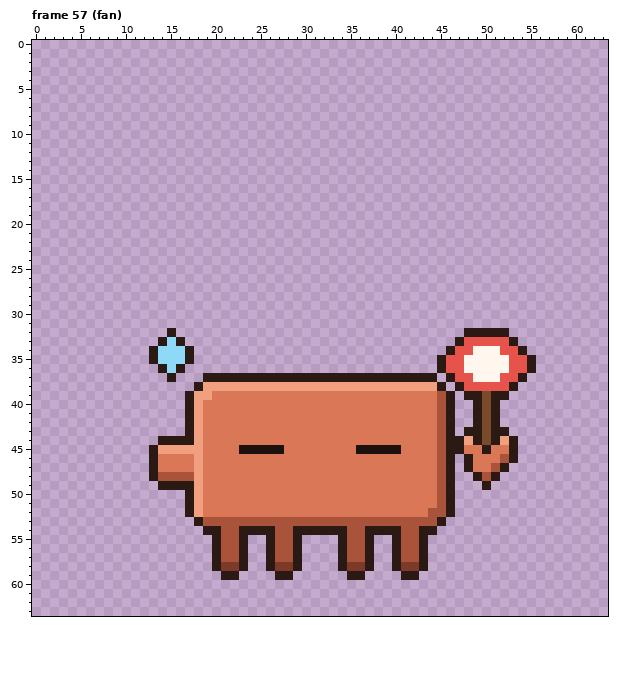
One commit to this pixel-art file: home/quickshell/widgets/clawd/assets/clawd.aseprite. Above is the file before it was changed.
64x64 pixels, 244 frames. Shown: frame 57 (fan). The commit also changed other frames, which this record leaves out.
Now the later version:
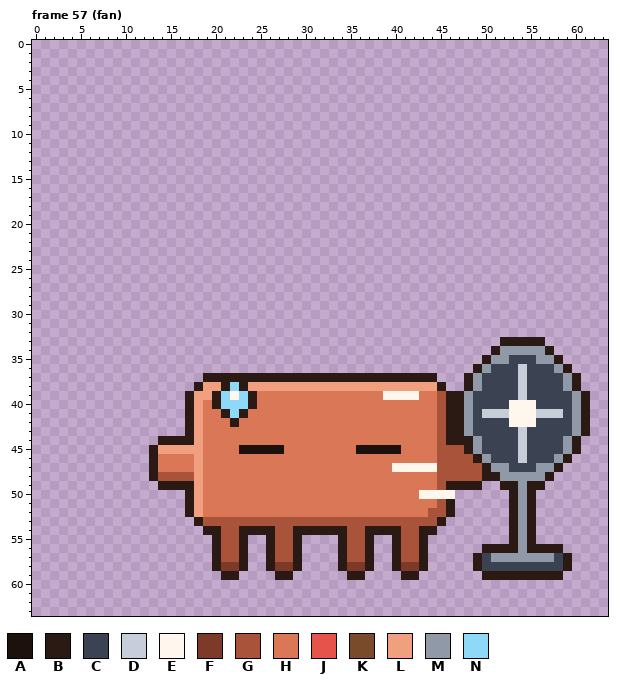
Palette (. is transparent): A #1c110d  B #2b1a14  C #3b4252  D #c7ced9  E #fff6ee  F #7e3a28  G #a9533a  H #d97757  J #e5534b  K #7a4b2a  L #f0a07f  M #8f99a8  N #8ed8f8
Diff:
Frame 57 (fan):
y 32: x 15 B -> .; x 48..52 BBBBB -> .....
y 33: x 14..16 BNB -> ...; x 47..52 BJJJJJ -> .....B; x 54..56 ... -> BBB
y 34: x 13..17 BNNNB -> .....; x 46..57 BJJEEEJJB... -> .....BMMMMMB
y 35: x 13..17 BNNNB -> .....; x 45..58 BJJEEEEEJJB... -> .....BMMCCCMMB
y 36: x 14..16 BNB -> ...; x 45..59 BJJEEEEEJJB.... -> ....BMCCCDCCCMB
y 37: x 15 B -> .; x 46..60 BJJEEEJJB...... -> ..BMCCCCDCCCCMB
y 38: x 21..23 LLL -> BNB; x 47..60 BJJJJJB....... -> .BMCCCCDCCCCMB
y 39: x 20..24 HHHHH -> BNENB; x 39..42 HHHH -> EEEE; x 47..61 .BBKBB......... -> BMCCCCCDCCCCCMB
y 40: x 20..24 HHHHH -> BNNNB; x 47..61 ..BKB.......... -> BMCCCCEEECCCCMB
y 41: x 21..23 HHH -> BNB; x 47..61 ..BKB.......... -> BMCDDDEEEDDDCMB
y 42: x 22 H -> B; x 47..61 ..BKB.......... -> BMCCCCEEECCCCMB
y 43: x 47..61 .BBKBB......... -> BMCCCCCDCCCCCMB
y 44: x 48..60 LBKBLB....... -> BMCCCCDCCCCMB
y 45: x 46..60 BBHHBHHB....... -> GGBMCCCCDCCCCMB
y 46: x 46..59 B.BHHHGB...... -> GGGBMCCCDCCCMB
y 47: x 40..44 HHHHH -> EEEEE; x 46..58 B.BHHGB...... -> GGGGBMMCCCMMB
y 48: x 46..50 B..BG -> GGGGB; x 52..57 ...... -> MMMMMB
y 49: x 47..50 ...B -> BBB.; x 52..56 ..... -> BBMBB
y 50: x 43..46 HHGB -> EEEE; x 53..55 ... -> BMB
y 51..55: x 53..55 ... -> BMB
y 56: x 50..58 ......... -> BBBBMBBBB
y 57: x 49..59 ........... -> BCMMMMMMMCB
y 58: x 49..59 ........... -> BCCCCCCCCCB
y 59: x 50..58 ......... -> BBBBBBBBB
